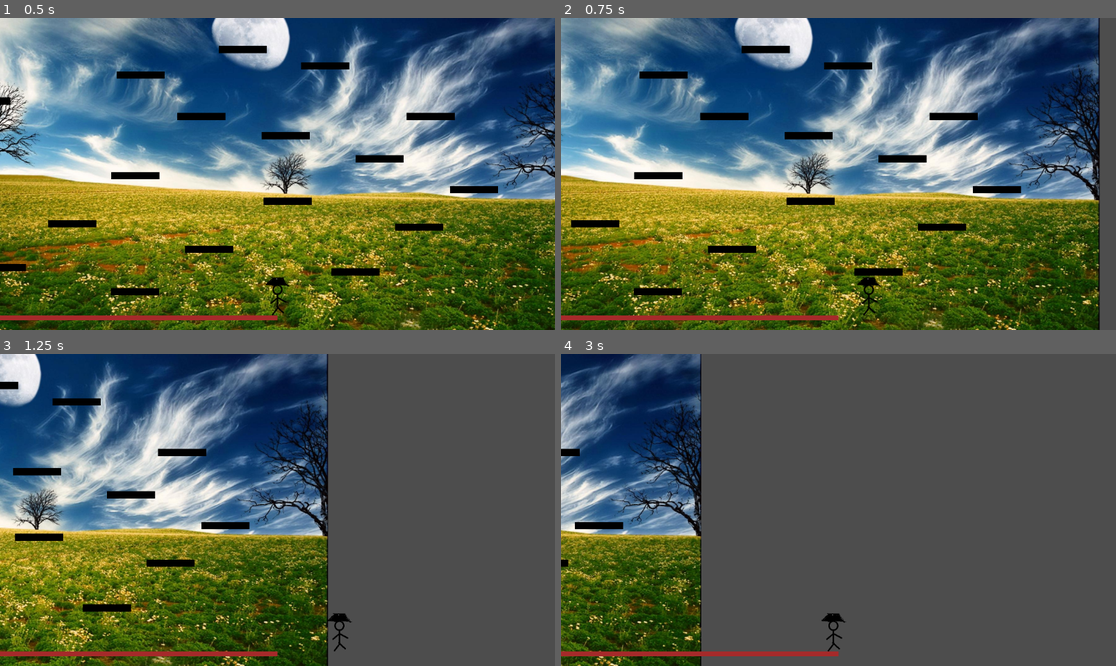
Above: before the commit, frames 1-4 (two rows, left to right).
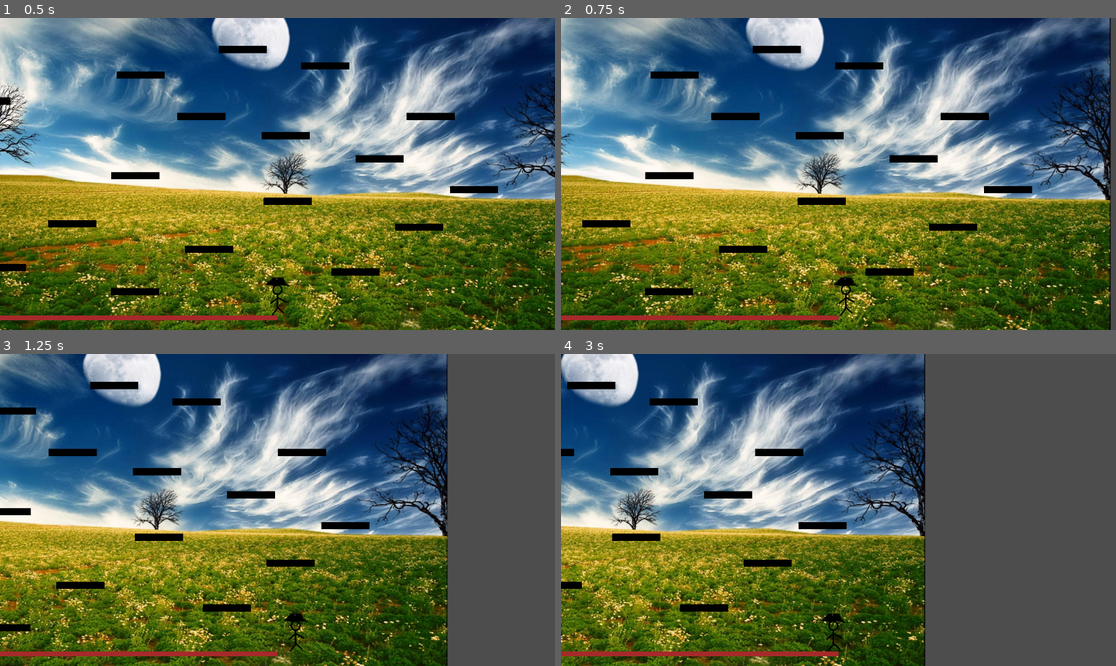
Above: after the commit, the same moments.

Repository: Darr3n2GG/2D-Platformer-Player-Template-WIP
Game: Godot game, scene res://src/scenes/test.tscn
Two runs of this game, one before a commit and one after it. Both use one fixed random seed, a clock stepped at 60 frames per second and the inputs below. The project has no main scene, so this scene is started directly.
Inputs:
- Up to frame 1 (0.5 s): no input
- Up to frame 2 (0.75 s): tap Enter at 0.5 s; hold D (move_right) from 0.53 s (still down)
- Up to frame 3 (1.25 s): keep holding D (move_right); tap Space (jump) at 0.77 s
- Up to frame 4 (3 s): tap Space (jump) at 1.52 s; release D (move_right) at 2.03 s; hold A (move_left) 2.03-2.78 s; hold D (move_right) from 2.78 s (still down)

Frame 1 is identical in both runs. In frame 2, 50% of the frame differs, in the area x 0-100%, y 0-100%; in frame 3, 68%, in the area x 0-81%, y 0-100%; in frame 4, 61%.

Commit message:
Update test.tscn

Diff:
--- a/src/scenes/test.tscn
+++ b/src/scenes/test.tscn
@@ -25,7 +25,6 @@
 
 [node name="Player" parent="." instance=ExtResource("3_m5uds")]
 position = Vector2(0, -34)
-max_speed = 1000.0
 accel_strategy = SubResource("Resource_fen8a")
 
 [node name="PlayerCamera" type="Camera2D" parent="." node_paths=PackedStringArray("player_node")]
